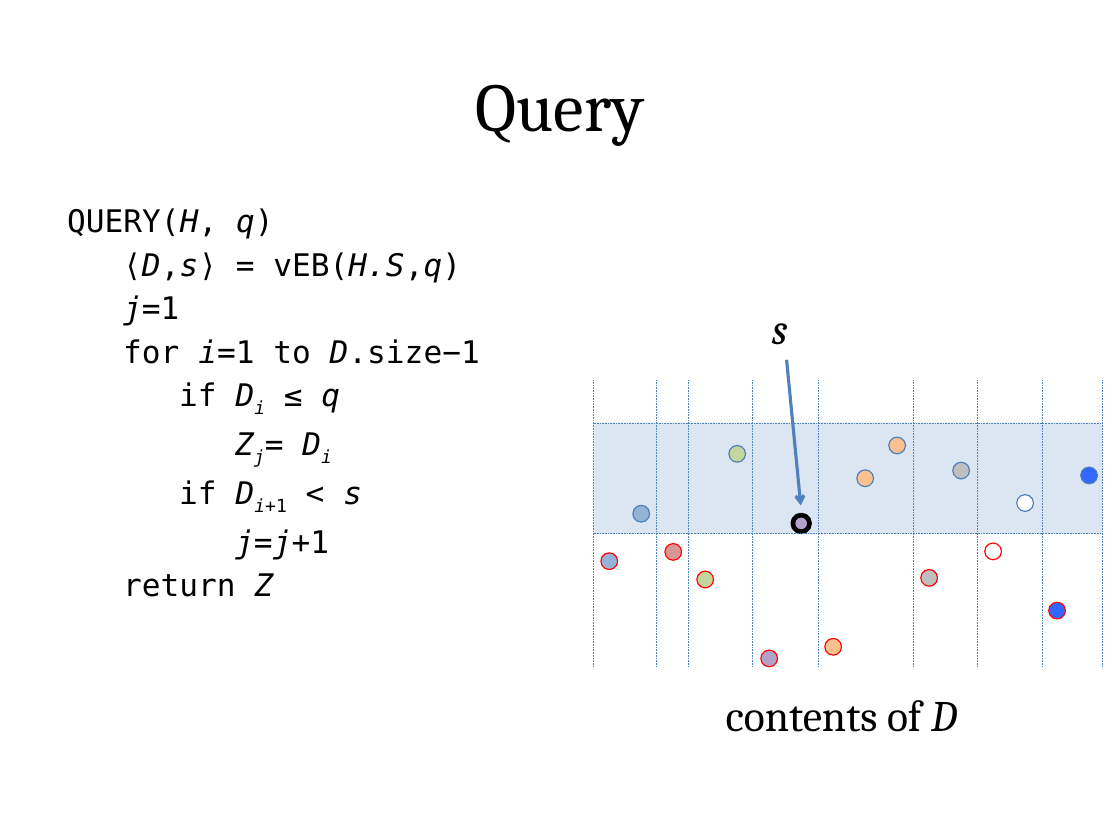
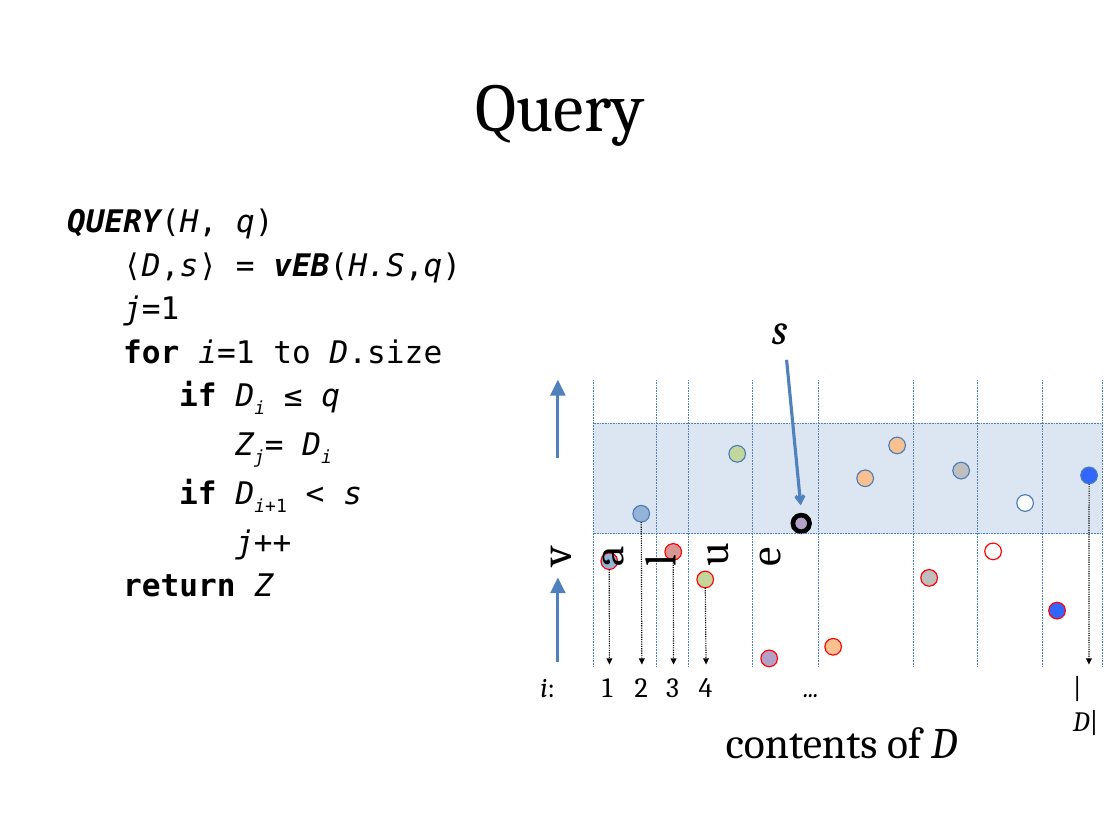
Before and after one commit to vineetgopal/fractals_paper, a slide deck: slide 13 of final_presentation.pptx (slide 12 before the commit). Drawn at 1120x840 pixels with LibreOffice and Linux fonts; fonts in the diff are those of the drawing. Boxes give left, top, right and bottom in pixels: in the first picture for what was removed or moved away, otherwise in the second. Text is boxed around its words. In the diff, an @@ line names an element or a change of style, - is before the commit and + after.

Commit message:
updated presentation

```diff
--- a/final_presentation.pptx
+++ b/final_presentation.pptx
@@ text at bbox=[67, 208, 461, 597]: bold on in "QUERY(H,", "vEB(H.S,q)", "if", "if" and 1 more places; italic on in "QUERY(H,", "vEB(H.S,q)" @@
@@ text at bbox=[123, 339, 443, 364]: text changed @@
-for i=1 to D.size−1
+for i=1 to D.size
@@ arrow added from (558, 458) to (558, 380), #4F81BD 2 pt @@
@@ arrow added from (1089, 484) to (1089, 664), #000000 0.75 pt dashed @@
@@ text at bbox=[235, 529, 291, 559]: text changed @@
-j=j+1
+j++
@@ arrow added from (642, 522) to (642, 664), #000000 0.75 pt dashed @@
@@ text added at bbox=[522, 543, 594, 577], 28 pt, text #000000 @@
+value
@@ arrow added from (673, 560) to (673, 664), #000000 0.75 pt dashed @@
@@ arrow added from (558, 662) to (558, 578), #4F81BD 2 pt @@
@@ arrow added from (609, 570) to (609, 664), #000000 0.75 pt dashed @@
@@ arrow added from (706, 588) to (706, 664), #000000 0.75 pt dashed @@
@@ text added at bbox=[540, 679, 555, 697], 18 pt, text #000000, italic @@
+i:
@@ text added at bbox=[602, 678, 612, 697], 18 pt, text #000000 @@
+1
@@ text added at bbox=[635, 678, 648, 697], 18 pt, text #000000 @@
+2
@@ text added at bbox=[666, 678, 679, 698], 18 pt, text #000000 @@
+3
@@ text added at bbox=[699, 678, 713, 697], 18 pt, text #000000 @@
+4
@@ text added at bbox=[793, 664, 844, 709], 18 pt, text #000000, italic @@
+...
@@ text "contents of D": place and size @@
-text "contents of D" at bbox=[726, 700, 957, 732]
+text "contents of D" at bbox=[726, 727, 957, 759]
@@ text added at bbox=[1073, 710, 1099, 735], 18 pt, text #000000 @@
+|D|
```
Also in this commit, not shown: 9 other slides changed, 8 slides added, 1 other file.
